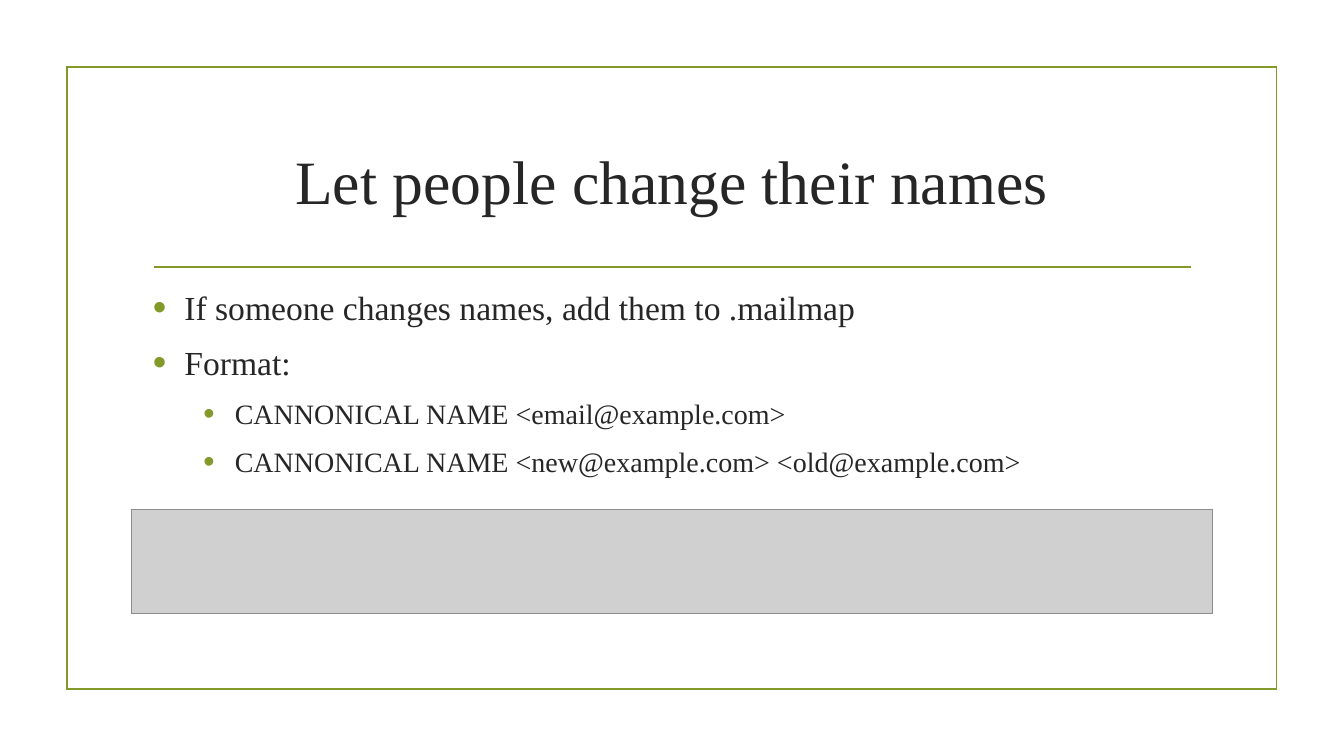
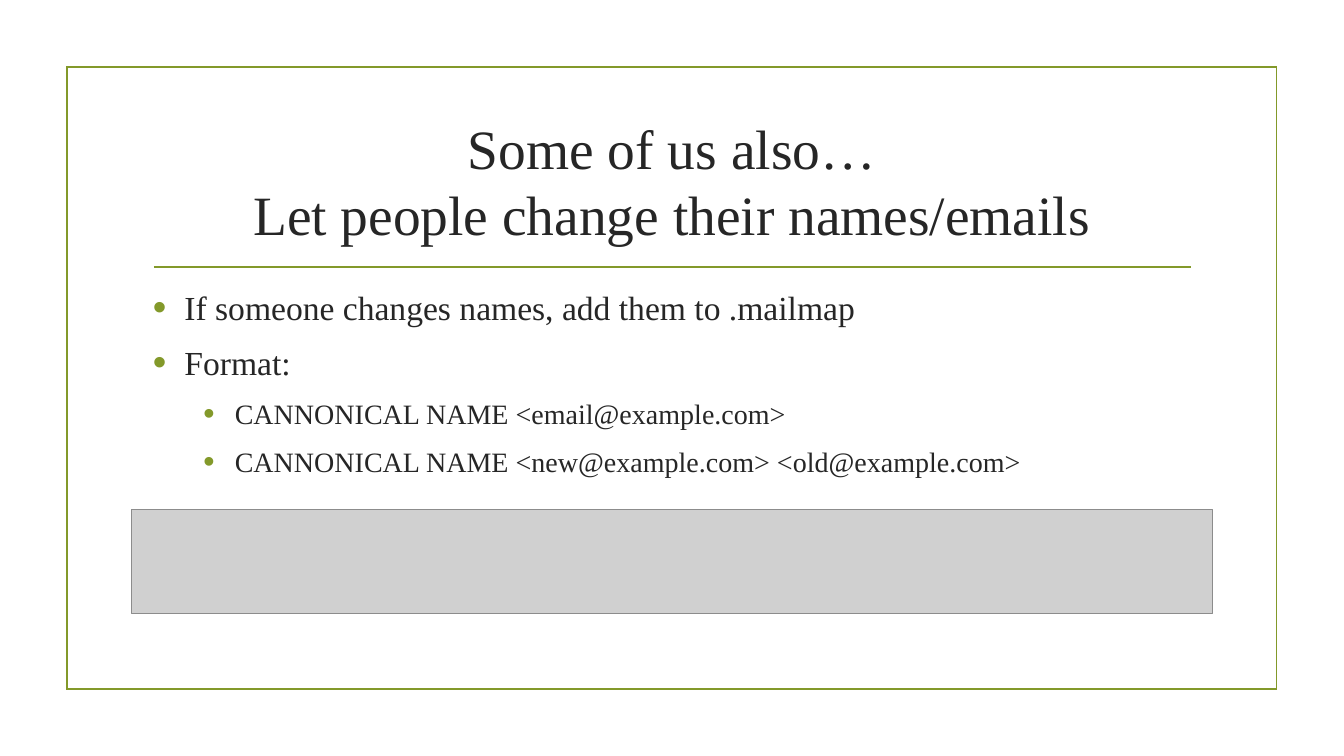
Before and after one commit to jmaslak/OpenYourOpenSourceSlides, a slide deck: slide 5 of OpenYourOpenSource.pptx. Drawn at 1344x756 pixels with LibreOffice and Linux fonts; fonts in the diff are those of the drawing; grey boxes stand for pictures; background and template pictures are left out. Boxes give left, top, right and bottom in pixels: in the first picture for what was removed or moved away, otherwise in the second. Text is boxed around its words. In the diff, an @@ line names an element or a change of style, - is before the commit and + after.

```diff
--- a/OpenYourOpenSource.pptx
+++ b/OpenYourOpenSource.pptx
@@ title at <box>253,130,1089,245</box>: text changed; size 44 to 39.6 pt @@
-Let people change their names
+Some of us also…
+Let people change their names/emails
```
Also in this commit, not shown: 4 other slides changed, 1 slide added, 1 other file.
